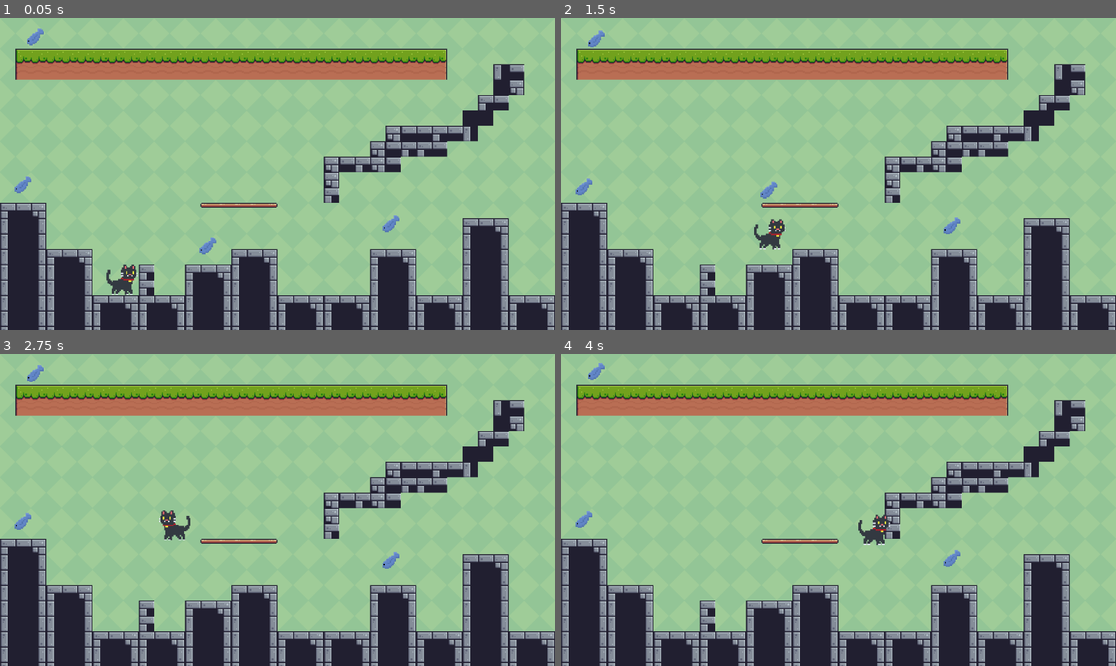
Above: before the commit, frames 1-4 (two rows, left to right).
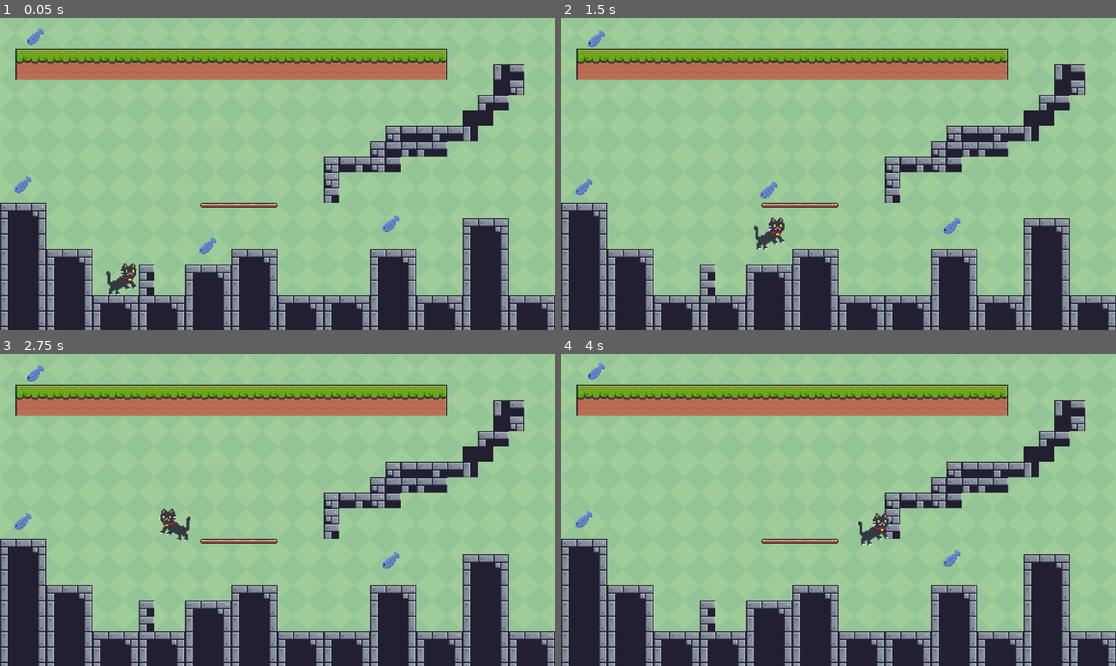
Above: after the commit, the same moments.

Repository: hardynoah/CodenameCat_Alpha
Game: Godot game, scene res://main.tscn
The game is run twice, just before and just after one commit, with the same random seed, the same clock (stepped at 60 frames per second) and the same inputs.
Inputs:
- Up to frame 1 (0.05 s): no input
- Up to frame 2 (1.5 s): hold Right (right) from 0.53 s (still down); tap Up (jump) at 0.6, 0.77, 1.07 s; tap Shift (sprint) at 1.35 s
- Up to frame 3 (2.75 s): tap Up (jump) at 1.52, 1.55, 1.82, 2.1 s; release Right (right) at 2.03 s; hold Left (left) from 2.03 s (still down)
- Up to frame 4 (4 s): release Left (left) at 2.78 s; hold Right (right) from 2.78 s (still down); tap Shift (sprint) at 2.85 s; tap Up (jump) at 3.02, 3.05, 3.32, 3.6, 3.77 s

The runs differ from the first frame. In frame 1, 0.2% of the frame differs, in the area x 19-25%, y 78-89%; in frame 2, 0.2%, in the area x 34-41%, y 63-75%; in frame 3, 0.2%; in frame 4, 0.2%.

Commit message:
Added new cat jumping animations

Diff:
--- a/scenes/main_character.tscn
+++ b/scenes/main_character.tscn
@@ -1,5 +1,6 @@
-[gd_scene load_steps=23 format=3 uid="uid://bgs6t3erenu3r"]
-
+[gd_scene load_steps=26 format=3 uid="uid://bgs6t3erenu3r"]
+
+[ext_resource type="Texture2D" uid="uid://bo7j50gu63fpu" path="res://Cat_Anims/AnimateCatJumping-Sheet.png" id="2_qokeb"]
 [ext_resource type="Texture2D" uid="uid://iwgrs10otmw6" path="res://Cat_Anims/AnimateCatTail-Sheet.png" id="2_v483k"]
 [ext_resource type="PackedScene" uid="uid://cljpuxwkc20tx" path="res://jump_dust.tscn" id="3_0w6rm"]
 [ext_resource type="Texture2D" uid="uid://unw6fjp8fxvw" path="res://Cat_Anims/AnimateCatRunning-Sheet2.png" id="4_qsh5v"]
@@ -41,8 +42,11 @@
 		velocity.y += gravity * delta
 		sprite_2d.animation = \"jumping\"
 	elif not is_on_floor() and coyote_jump:
-		velocity.y += 0 * gravity * delta
+		velocity.y += 0
 		sprite_2d.animation = \"jumping\"
+
+	if (velocity.y > 350):
+		sprite_2d.animation = \"falling\"
 
 	#Allow Coyote Jump
 	if (was_on_floor and !is_on_floor()):
@@ -127,37 +131,45 @@
 atlas = ExtResource("2_v483k")
 region = Rect2(192, 0, 32, 32)
 
+[sub_resource type="AtlasTexture" id="AtlasTexture_fylyd"]
+atlas = ExtResource("2_qokeb")
+region = Rect2(32, 0, 32, 32)
+
+[sub_resource type="AtlasTexture" id="AtlasTexture_qivjt"]
+atlas = ExtResource("2_qokeb")
+region = Rect2(0, 0, 32, 32)
+
+[sub_resource type="AtlasTexture" id="AtlasTexture_ea0dd"]
+atlas = ExtResource("4_qsh5v")
+region = Rect2(0, 0, 32, 32)
+
+[sub_resource type="AtlasTexture" id="AtlasTexture_ddjwj"]
+atlas = ExtResource("4_qsh5v")
+region = Rect2(32, 0, 32, 32)
+
+[sub_resource type="AtlasTexture" id="AtlasTexture_o65fw"]
+atlas = ExtResource("4_qsh5v")
+region = Rect2(64, 0, 32, 32)
+
+[sub_resource type="AtlasTexture" id="AtlasTexture_6hlmc"]
+atlas = ExtResource("4_qsh5v")
+region = Rect2(192, 0, 32, 32)
+
+[sub_resource type="AtlasTexture" id="AtlasTexture_q0buc"]
+atlas = ExtResource("4_qsh5v")
+region = Rect2(96, 0, 32, 32)
+
+[sub_resource type="AtlasTexture" id="AtlasTexture_q8lu4"]
+atlas = ExtResource("4_qsh5v")
+region = Rect2(128, 0, 32, 32)
+
+[sub_resource type="AtlasTexture" id="AtlasTexture_ln6af"]
+atlas = ExtResource("4_qsh5v")
+region = Rect2(160, 0, 32, 32)
+
 [sub_resource type="AtlasTexture" id="AtlasTexture_v3t3p"]
 atlas = ExtResource("4_qsh5v")
 region = Rect2(224, 0, 32, 32)
-
-[sub_resource type="AtlasTexture" id="AtlasTexture_ea0dd"]
-atlas = ExtResource("4_qsh5v")
-region = Rect2(0, 0, 32, 32)
-
-[sub_resource type="AtlasTexture" id="AtlasTexture_ddjwj"]
-atlas = ExtResource("4_qsh5v")
-region = Rect2(32, 0, 32, 32)
-
-[sub_resource type="AtlasTexture" id="AtlasTexture_o65fw"]
-atlas = ExtResource("4_qsh5v")
-region = Rect2(64, 0, 32, 32)
-
-[sub_resource type="AtlasTexture" id="AtlasTexture_6hlmc"]
-atlas = ExtResource("4_qsh5v")
-region = Rect2(192, 0, 32, 32)
-
-[sub_resource type="AtlasTexture" id="AtlasTexture_q0buc"]
-atlas = ExtResource("4_qsh5v")
-region = Rect2(96, 0, 32, 32)
-
-[sub_resource type="AtlasTexture" id="AtlasTexture_q8lu4"]
-atlas = ExtResource("4_qsh5v")
-region = Rect2(128, 0, 32, 32)
-
-[sub_resource type="AtlasTexture" id="AtlasTexture_ln6af"]
-atlas = ExtResource("4_qsh5v")
-region = Rect2(160, 0, 32, 32)
 
 [sub_resource type="AtlasTexture" id="AtlasTexture_36ks7"]
 atlas = ExtResource("4_qsh5v")
@@ -193,7 +205,15 @@
 }, {
 "frames": [{
 "duration": 1.0,
-"texture": SubResource("AtlasTexture_v3t3p")
+"texture": SubResource("AtlasTexture_fylyd")
+}],
+"loop": true,
+"name": &"falling",
+"speed": 5.0
+}, {
+"frames": [{
+"duration": 1.0,
+"texture": SubResource("AtlasTexture_qivjt")
 }],
 "loop": true,
 "name": &"jumping",
@@ -249,7 +269,7 @@
 position = Vector2(95.3334, 128)
 scale = Vector2(1.36458, 1.36458)
 sprite_frames = SubResource("SpriteFrames_ik2qe")
-animation = &"running2"
+animation = &"jumping"
 autoplay = "default"
 
 [node name="CatCollision" type="CollisionShape2D" parent="."]
Not shown, added: Cat_Anims/AnimateCatJumping-Sheet.png.import
